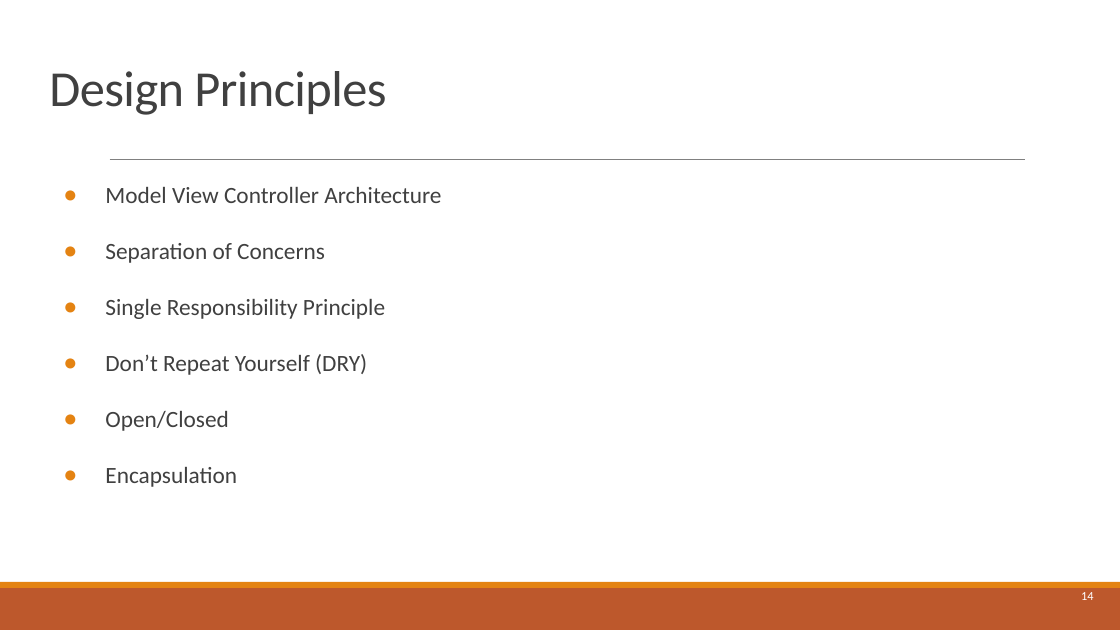
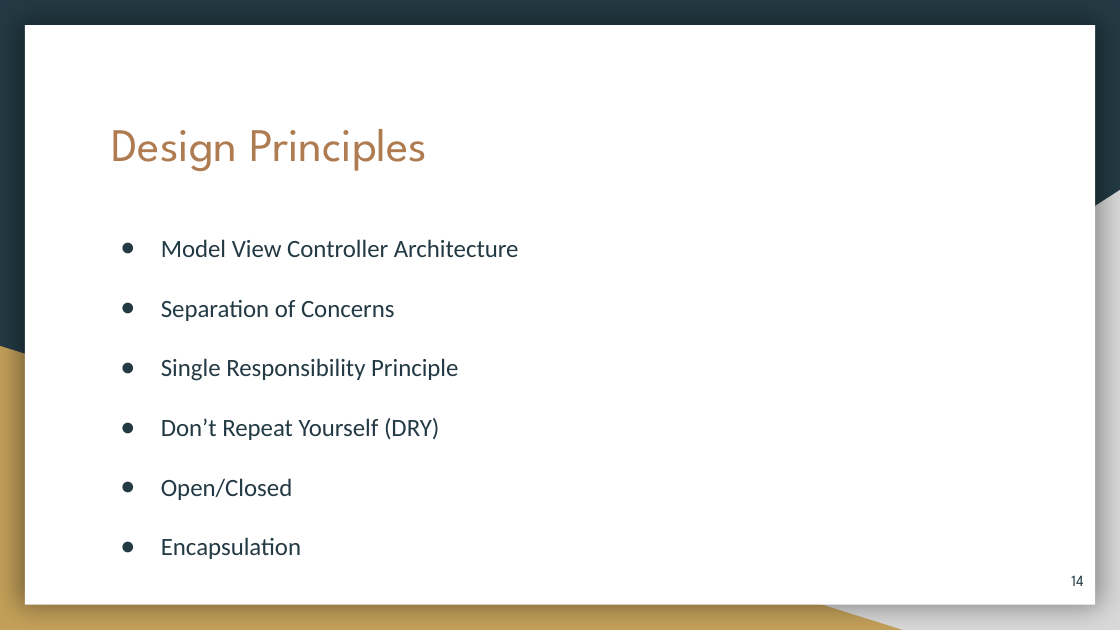
Before and after one commit to ayndvee/CS-2450-Project, a slide deck: slide 14 of UVSim-Project/Documentation/Presentation/UVSim-presentation.pptx. Drawn at 1120x630 pixels with LibreOffice and Linux fonts; fonts in the diff are those of the drawing. Boxes give left, top, right and bottom in pixels: in the first picture for what was removed or moved away, otherwise in the second. Text is boxed around its words. In the diff, an @@ line names an element or a change of style, - is before the commit and + after.

```diff
--- a/UVSim-Project/Documentation/Presentation/UVSim-presentation.pptx
+++ b/UVSim-Project/Documentation/Presentation/UVSim-presentation.pptx
@@ background #FFFFFF to #233A44 @@
@@ rectangle added at bbox=[25, 26, 1095, 605], fill #FFFFFF @@
@@ title "Design Principles": place and size @@
-title "Design Principles" at bbox=[49, 71, 386, 115]
+title "Design Principles" at bbox=[112, 129, 427, 171]
@@ title "Design Principles" at bbox=[112, 129, 427, 171]: size 32.4 to 30 pt, font Calibri to League Spartan, text colour #404040 to #AF7B51, letter spacing -0.4 to 0 pt; line spacing 0.85 to 1 @@
@@ line removed from (110, 160) to (1025, 160) @@
@@ text "Model View Controller Architecture": place and size @@
-text "Model View Controller Architecture" at bbox=[105, 187, 441, 487]
+text "Model View Controller Architecture" at bbox=[161, 239, 519, 500]
@@ text "Model View Controller Architecture" at bbox=[161, 239, 519, 500]: size 15 to 16 pt, text colour #404040 to #233A44; indent changed; bullet colour #E48312 to #233A44 @@
@@ right triangle added at bbox=[439, 190, 1120, 630], fill #D9D9D9 @@
@@ right triangle added at bbox=[0, 346, 903, 630], fill #C4A15A @@
@@ page number: place and size @@
-page number at bbox=[1081, 592, 1093, 600]
+page number at bbox=[1071, 575, 1083, 586]
@@ page number at bbox=[1071, 575, 1083, 586]: size 7.9 to 10 pt, font Calibri to League Spartan, text colour #FFFFFF to #233A44 @@
@@ rectangle removed at bbox=[0, 588, 1120, 630] @@
@@ rectangle removed at bbox=[0, 582, 1120, 588] @@
```
Also in this commit, not shown: 20 other slides changed, 2 other files.
